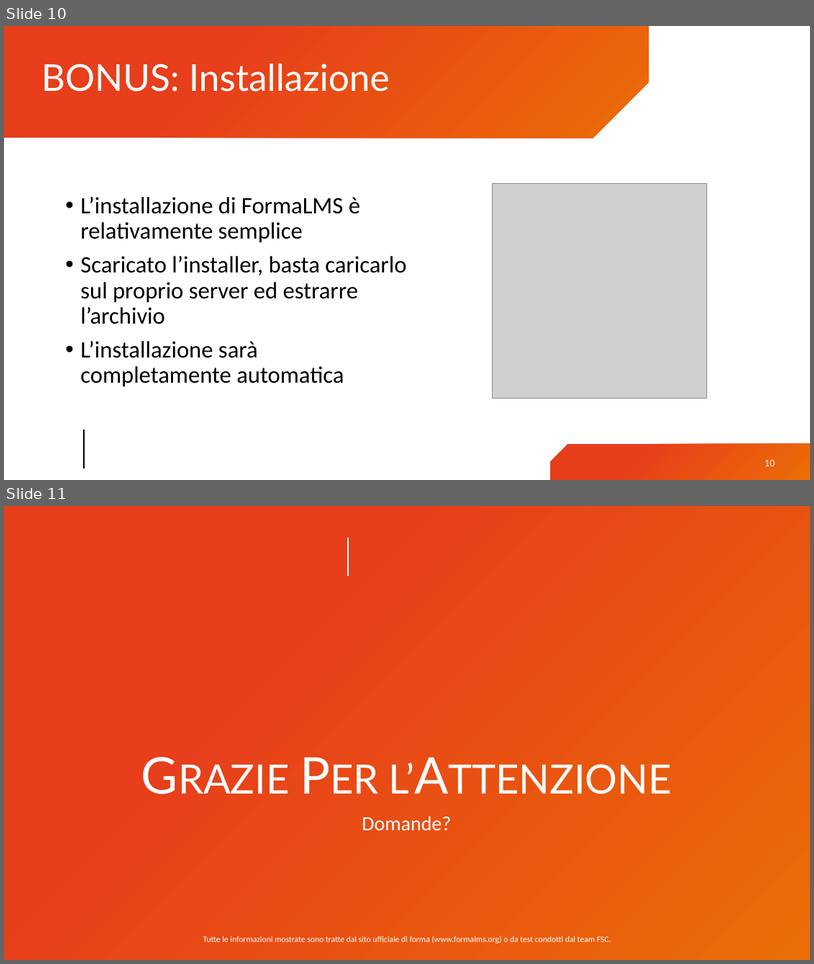
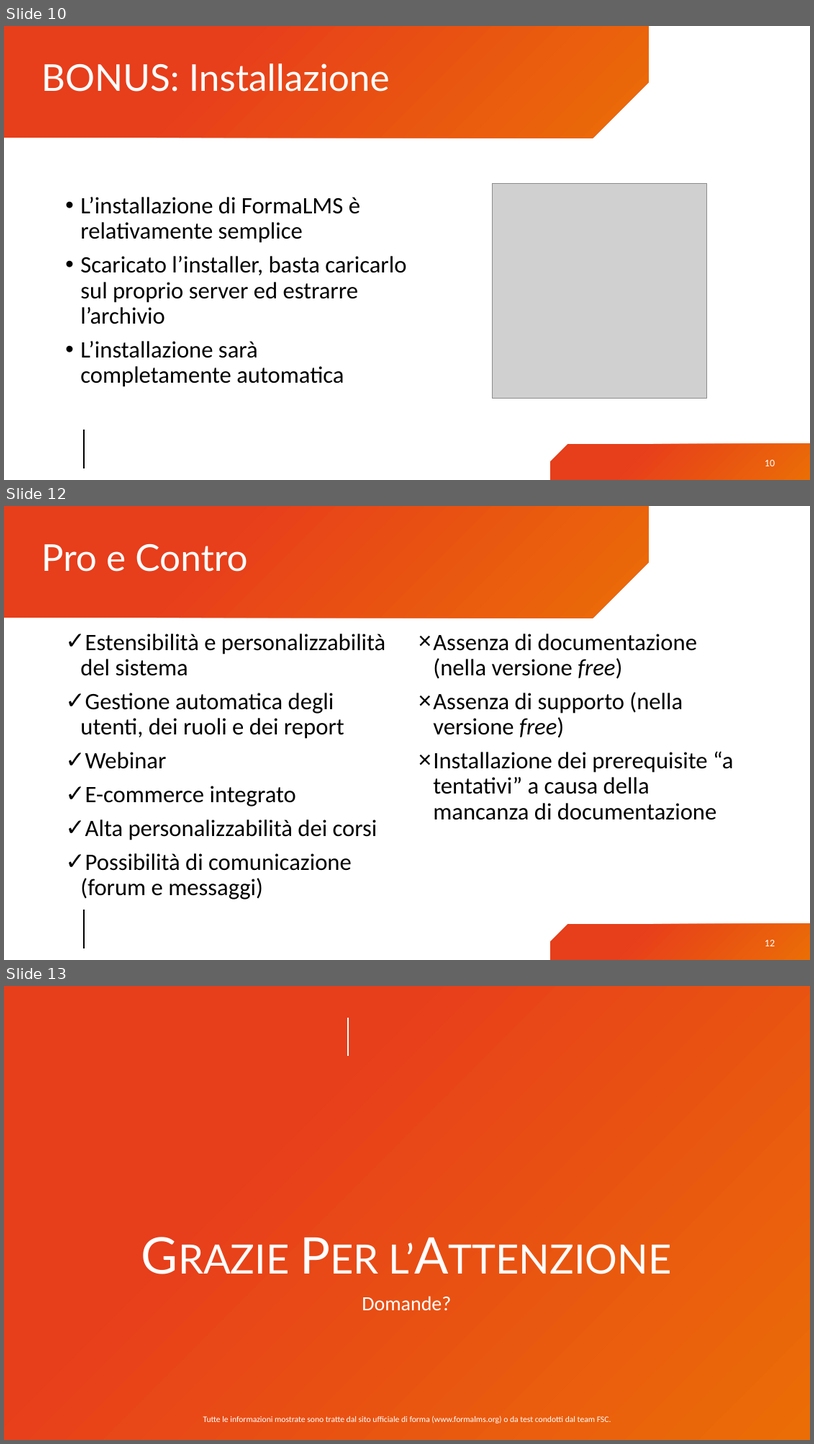
Before and after one commit to F-S-C/elearning, a slide deck: presentation/presentazione-formalms.pptx. Shown one above the other, each under a label of ours: slides 10 and 11 before the commit, slides 10, 12 and 13 after it; the slides between them are not shown. The pictures are 814x964 and 814x1444 pixels, drawn with LibreOffice and Linux fonts; fonts in the diff are those of the drawing; grey boxes stand for pictures; background and template pictures are left out. Boxes give left, top, right and bottom in pixels: in the first picture for what was removed or moved away, otherwise in the second. Text is boxed around its words. In the diff, an @@ line names an element or a change of style, - is before the commit and + after.

```diff
--- a/presentation/presentazione-formalms.pptx
+++ b/presentation/presentazione-formalms.pptx
@@ slide 12 added at [4, 506, 810, 960], background #FFFFFF; not listed: 3 template elements that a slide beside it also shows @@
@@ title added at [41, 544, 247, 572], 44 pt, text #FFFFFF @@
+Pro e Contro
@@ text added at [80, 633, 386, 899], 28 pt, text #000000 @@
+✓ Estensibilità e personalizzabilità del sistema
+✓ Gestione automatica degli utenti, dei ruoli e dei report
+✓ Webinar
+✓ E-commerce integrato
+✓ Alta personalizzabilità dei corsi
+✓ Possibilità di comunicazione (forum e messaggi)
@@ text added at [433, 633, 733, 820], 28 pt, text #000000 @@
+× Assenza di documentazione (nella versione free)
+× Assenza di supporto (nella versione free)
+× Installazione dei prerequisite “a tentativi” a causa della mancanza di documentazione
@@ page number added at [765, 939, 775, 946], 12 pt, text #FFFFFF @@
+12
@@ what was slide 11 is now slide 13 @@
```
Also in this commit, not shown: 1 slide changed, 1 other slide added, 1 other file.
